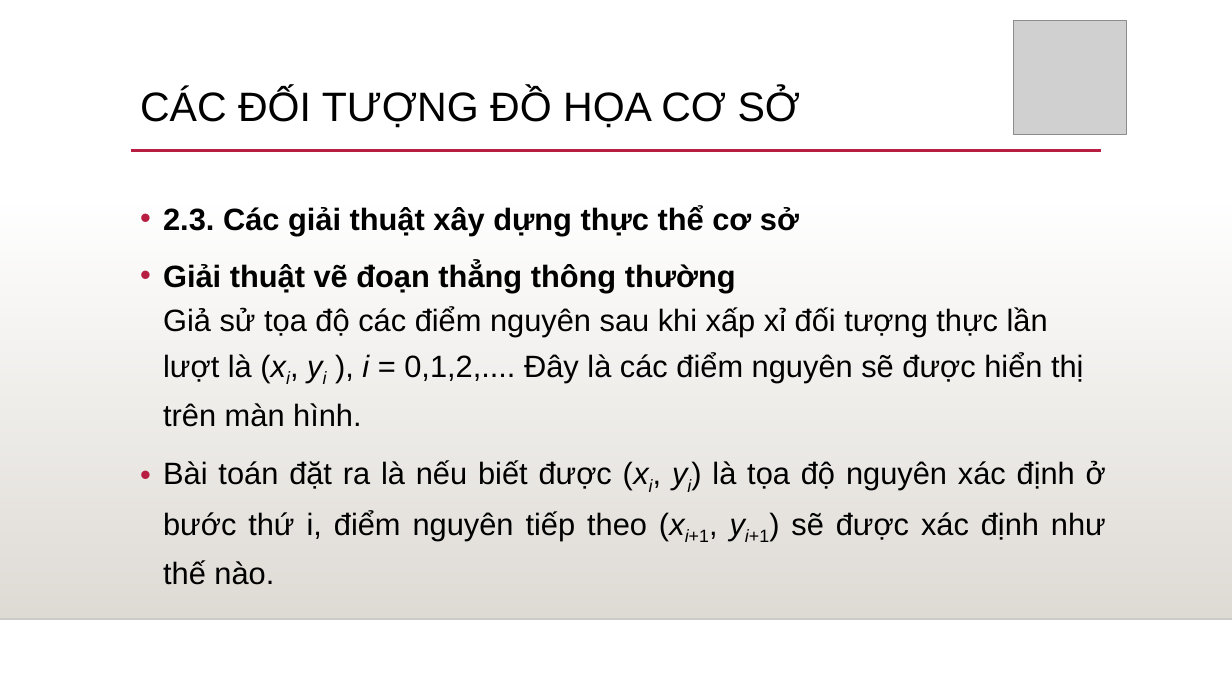
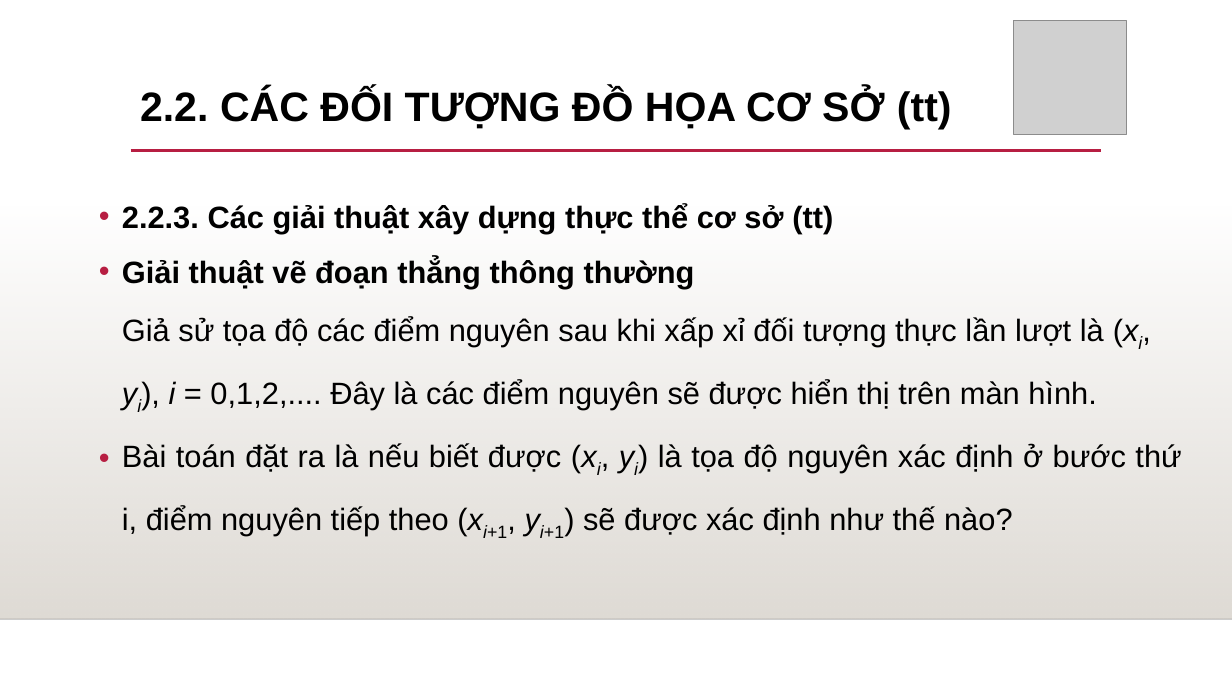
Before and after one commit to thinhdoanvu/ComputerGraphics, a slide deck: slide 12 of Chapter2.pptx. Drawn at 1232x693 pixels with LibreOffice and Linux fonts; fonts in the diff are those of the drawing; grey boxes stand for pictures; background and template pictures are left out. Boxes give left, top, right and bottom in pixels: in the first picture for what was removed or moved away, otherwise in the second. Text is boxed around its words. In the diff, an @@ line names an element or a change of style, - is before the commit and + after.

```diff
--- a/Chapter2.pptx
+++ b/Chapter2.pptx
@@ title at [140,88,952,129]: text changed; bold on @@
-CÁC ĐỐI TƯỢNG ĐỒ HỌA CƠ SỞ
+2.2. CÁC ĐỐI TƯỢNG ĐỒ HỌA CƠ SỞ (tt)
@@ text at [122,203,1181,538]: text changed @@
-• 2.3. Các giải thuật xây dựng thực thể cơ sở
-• Giải thuật vẽ đoạn thẳng thông thường
-  Giả sử tọa độ các điểm nguyên sau khi xấp xỉ đối tượng thực lần lượt là (xi, yi ), i = 0,1,2,.... Đây là các điểm nguyên sẽ được hiển thị trên màn hình.
-• Bài toán đặt ra là nếu biết được (xi, yi) là tọa độ nguyên xác định ở bước thứ i, điểm nguyên tiếp theo (xi+1, yi+1) sẽ được xác định như thế nào.
+• 2.2.3. Các giải thuật xây dựng thực thể cơ sở (tt)
+• Giải thuật vẽ đoạn thẳng thông thường
+  Giả sử tọa độ các điểm nguyên sau khi xấp xỉ đối tượng thực lần lượt là (xi, yi), i = 0,1,2,.... Đây là các điểm nguyên sẽ được hiển thị trên màn hình.
+• Bài toán đặt ra là nếu biết được (xi, yi) là tọa độ nguyên xác định ở bước thứ i, điểm nguyên tiếp theo (xi+1, yi+1) sẽ được xác định như thế nào?
```
Also in this commit, not shown: 29 other slides changed, 40 slides added, 1 slide removed, 1 other file.
